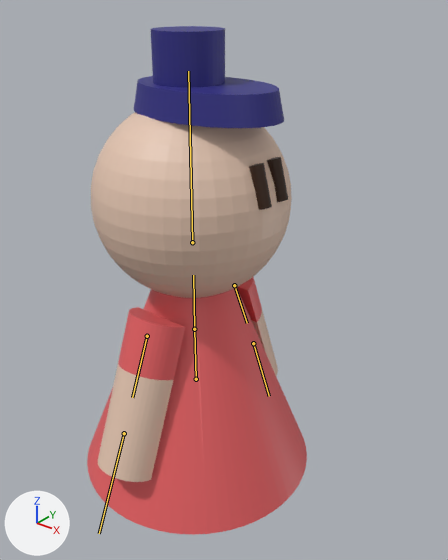
The glTF model player.glb: old version first, new version second.
The view is the same before and after, from a 50 mm lens placed at (6.0, -6.72, 7.91), pointed at (0.46, 0.2, 3.62). Lighting does not change. The marker at lower left points along +X, +Y and +Z. The bones that bend it are drawn over the model as lines.

Names of what the first picture shows: 'Body', 'Head', 'Left Hand', 'Right Hand'.
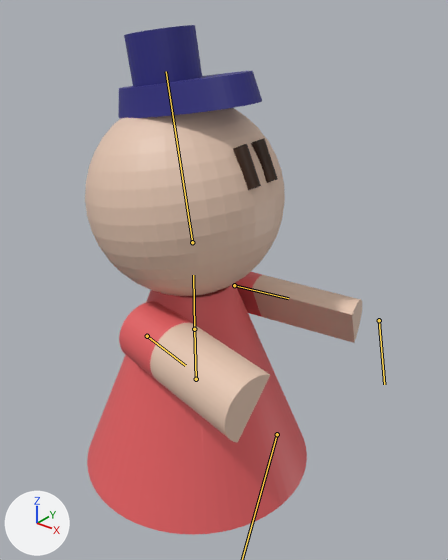
The newer file adds an action. The first version stands in its rest pose; the second is drawn at frame 27 of the action 'Hold'.

Changed parts and their boxes [x1, y1, x2, y2] in the pictures (448 x 560 px):
'Head', posed
    before: [91, 26, 292, 298]
    after: [85, 25, 285, 296]
'Right Hand', posed (73% wider, 19% shorter)
    before: [98, 307, 185, 482]
    after: [119, 301, 270, 443]
'Left Hand', posed
    before: [237, 277, 278, 376]
    after: [235, 272, 362, 343]
bone 'Bone.002', root to tip
    before: (147, 336) to (132, 397)
    after: (147, 336) to (185, 365)
bone 'Bone.004', root to tip
    before: (234, 285) to (247, 323)
    after: (234, 285) to (288, 298)
bone 'Bone.003', root to tip
    before: (192, 242) to (188, 71)
    after: (192, 242) to (166, 71)

Patch to the scene script:
```diff
--- a/player.glb.py
+++ b/player.glb.py
@@ bone_bone_002 @@
 bone_bone_002 = bpy.data.objects['Armature'].pose.bones['Bone.002']  # child of 'Bone'
-bone_bone_002.rotation_quaternion = (1.0, 0.0, 0.0, 0.0)  # degrees (0, 0, 0)
+bone_bone_002.rotation_quaternion = (0.739, -0.129, 0.0, -0.661)  # degrees (-11, -10, -83)
@@ bone_bone_004 @@
 bone_bone_004 = bpy.data.objects['Armature'].pose.bones['Bone.004']  # child of 'Bone'
-bone_bone_004.rotation_quaternion = (1.0, 0.0, 0.0, 0.0)  # degrees (0, 0, 0)
+bone_bone_004.rotation_quaternion = (0.751, 0.139, 0.0, -0.646)  # degrees (12, 10, -80)
@@ bone_bone_003 @@
 bone_bone_003 = bpy.data.objects['Armature'].pose.bones['Bone.003']
-bone_bone_003.rotation_quaternion = (1.0, 0.0, 0.0, 0.0)  # degrees (0, 0, 0)
+bone_bone_003.rotation_quaternion = (0.996, 0.0, 0.0, 0.085)  # degrees (0, 0, 10)
```
